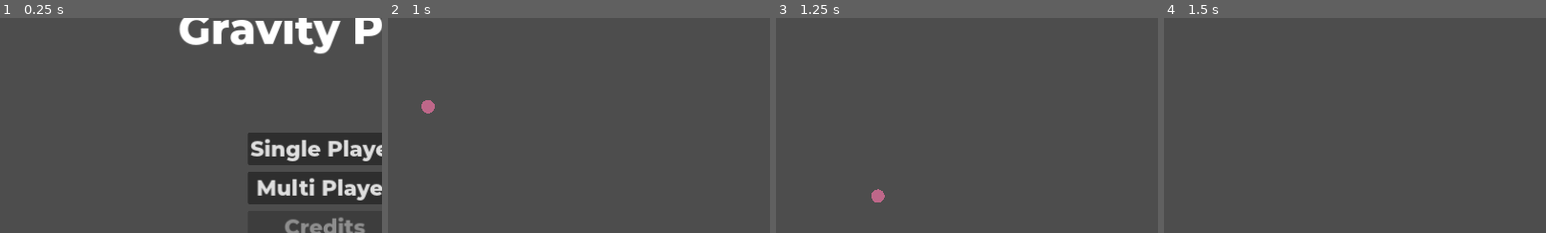
Above: before the commit, frames 1-4 (left to right).
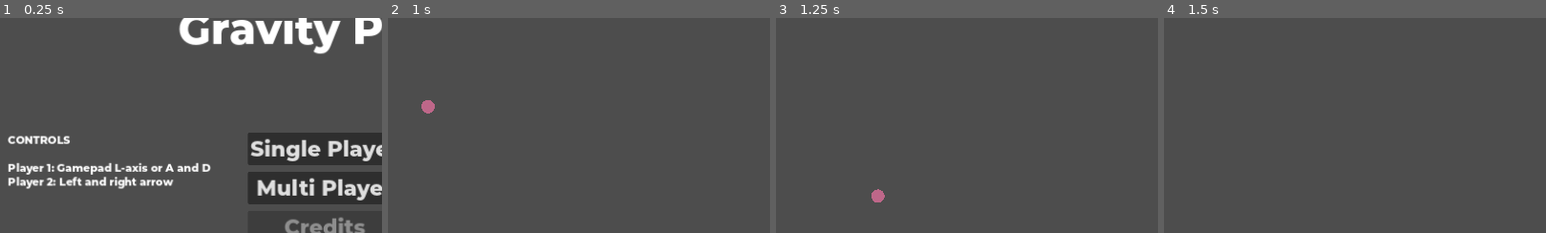
Above: after the commit, the same moments.

Repository: antoniskalou/GravityPong
Game: Godot game, scene res://src/main.tscn
Same seed, same stepped clock (60 frames per second), same inputs: the game is played once before the commit and once after it.
Inputs:
- Up to frame 1 (0.25 s): no input
- Up to frame 2 (1 s): click "Single Player" at 0.5 s
- Up to frame 3 (1.25 s): no input
- Up to frame 4 (1.5 s): tap Enter at 1.25 s; hold D (move_right) from 1.28 s (still down); tap Left (move_left_2) at 1.35 s
The pictures show only the part of the screen within x 8-58%, y 10-60%; the shares and areas given below are measured in that part.

The runs differ from the first frame. In frame 1, 3.0% of the frame differs, in the area x 2-56%, y 54-80%; in frame 2, nothing differs; in frame 3, nothing differs; in frame 4, nothing differs.

Commit message:
Add controls description

Diff:
--- a/src/hud.tscn
+++ b/src/hud.tscn
@@ -72,6 +72,21 @@
 theme_override_font_sizes/font_size = 16
 button_pressed = true
 text = "Music"
+
+[node name="Controls" type="RichTextLabel" parent="MainMenu"]
+anchors_preset = 4
+anchor_top = 0.5
+anchor_bottom = 0.5
+offset_left = 98.0
+offset_top = -87.0
+offset_right = 407.0
+grow_vertical = 2
+size_flags_horizontal = 0
+theme = ExtResource("2_dbnox")
+text = "CONTROLS
+
+Player 1: Gamepad L-axis or A and D
+Player 2: Left and right arrow"
 
 [node name="GameOver" type="CanvasLayer" parent="."]
 
